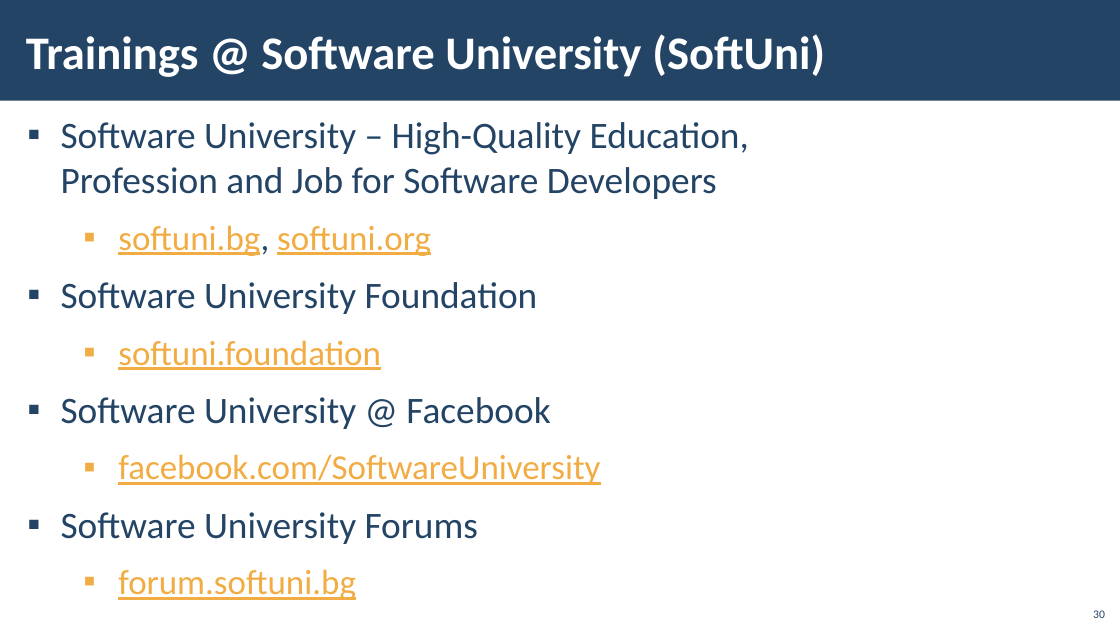
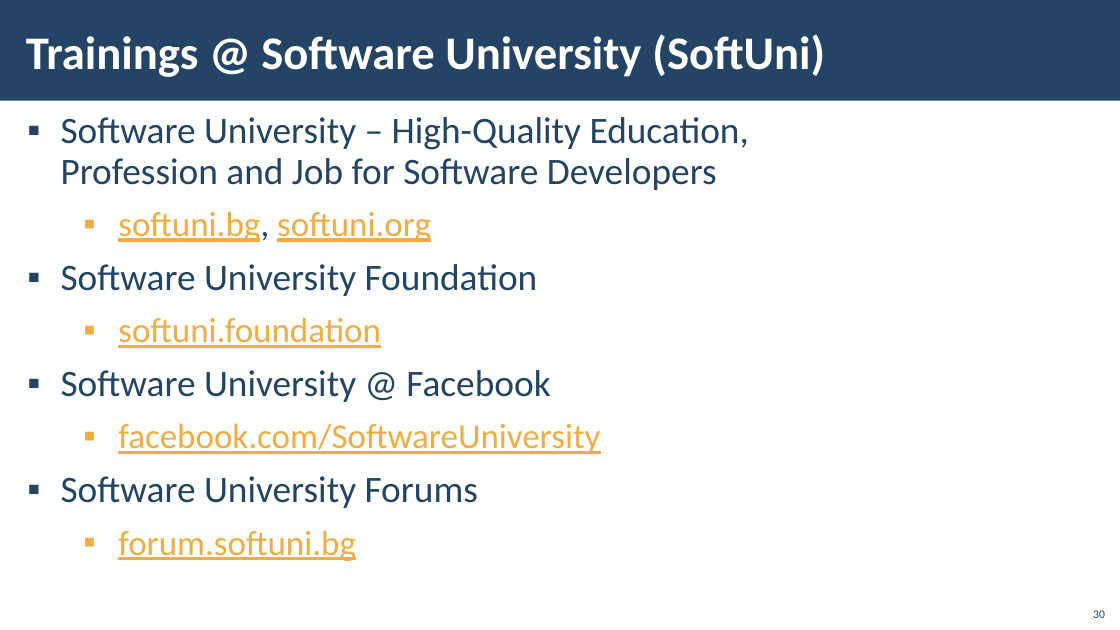
Before and after one commit to karolinanikolova/SoftUni-Software-Engineering, a slide deck: slide 30 of 3-Python-Advanced/Course-Materials/03-Multidimensional-Lists.pptx. Drawn at 1120x630 pixels with LibreOffice and Linux fonts; fonts in the diff are those of the drawing; background and template pictures are left out. Boxes give left, top, right and bottom in pixels: in the first picture for what was removed or moved away, otherwise in the second. Text is boxed around its words. In the diff, an @@ line names an element or a change of style, - is before the commit and + after.

```diff
--- a/3-Python-Advanced/Course-Materials/03-Multidimensional-Lists.pptx
+++ b/3-Python-Advanced/Course-Materials/03-Multidimensional-Lists.pptx
@@ text "Software University – High-Quality Education, ..." at (61, 117, 749, 561): line spacing 1 to 0.9 @@
```
Also in this commit, not shown: 1 slide added, 45 other files.
